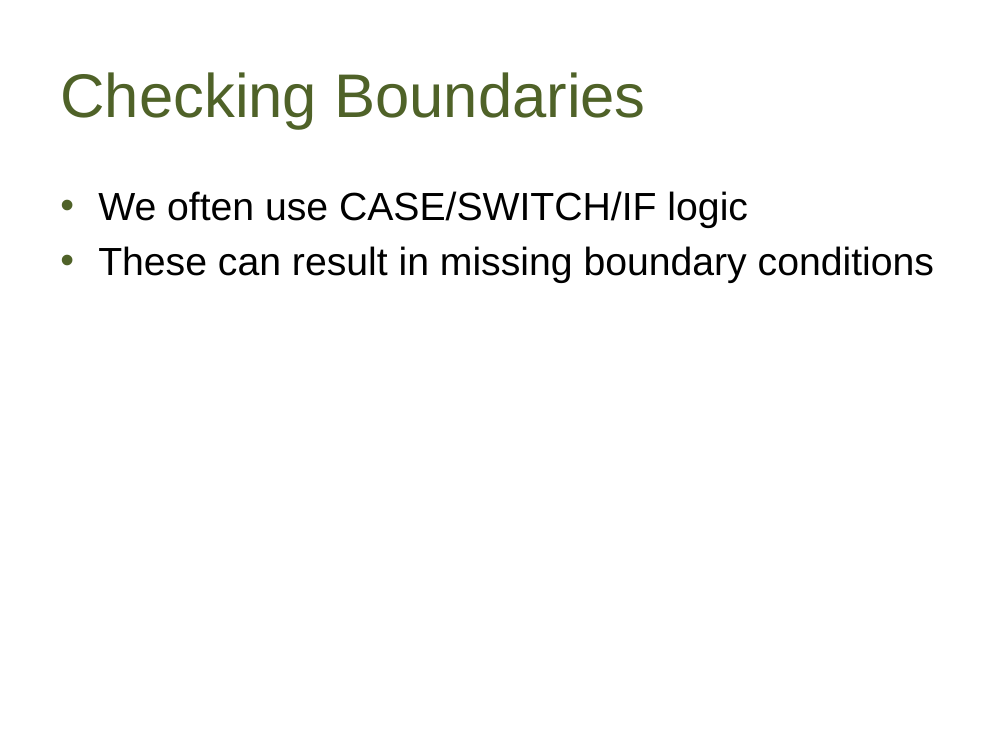
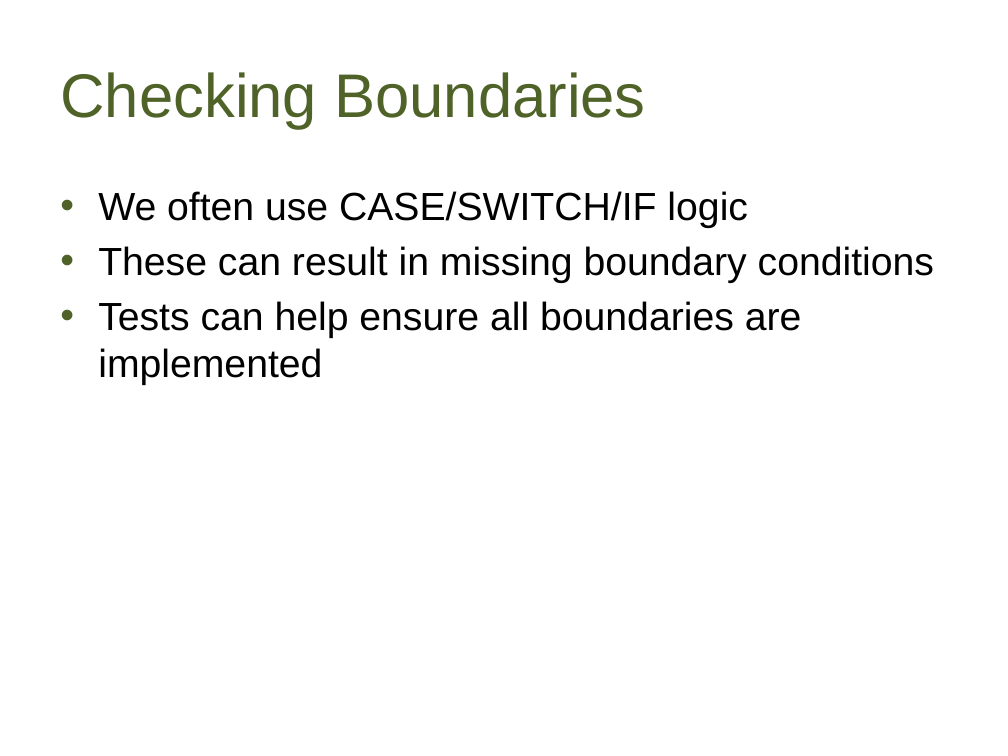
Before and after one commit to way0utwest/UnitTestingTSQL, a slide deck: slide 26 of UnitTestingTSQL.pptx. Drawn at 1008x756 pixels with LibreOffice and Linux fonts; fonts in the diff are those of the drawing; background and template pictures are left out. Boxes give left, top, right and bottom in pixels: in the first picture for what was removed or moved away, otherwise in the second. Text is boxed around its words. In the diff, an @@ line names an element or a change of style, - is before the commit and + after.

```diff
--- a/UnitTestingTSQL.pptx
+++ b/UnitTestingTSQL.pptx
@@ text at (98,301,802,385): paragraph added @@
+• Tests can help ensure all boundaries are implemented
```
Also in this commit, not shown: 2 other slides changed, 7 other files.
